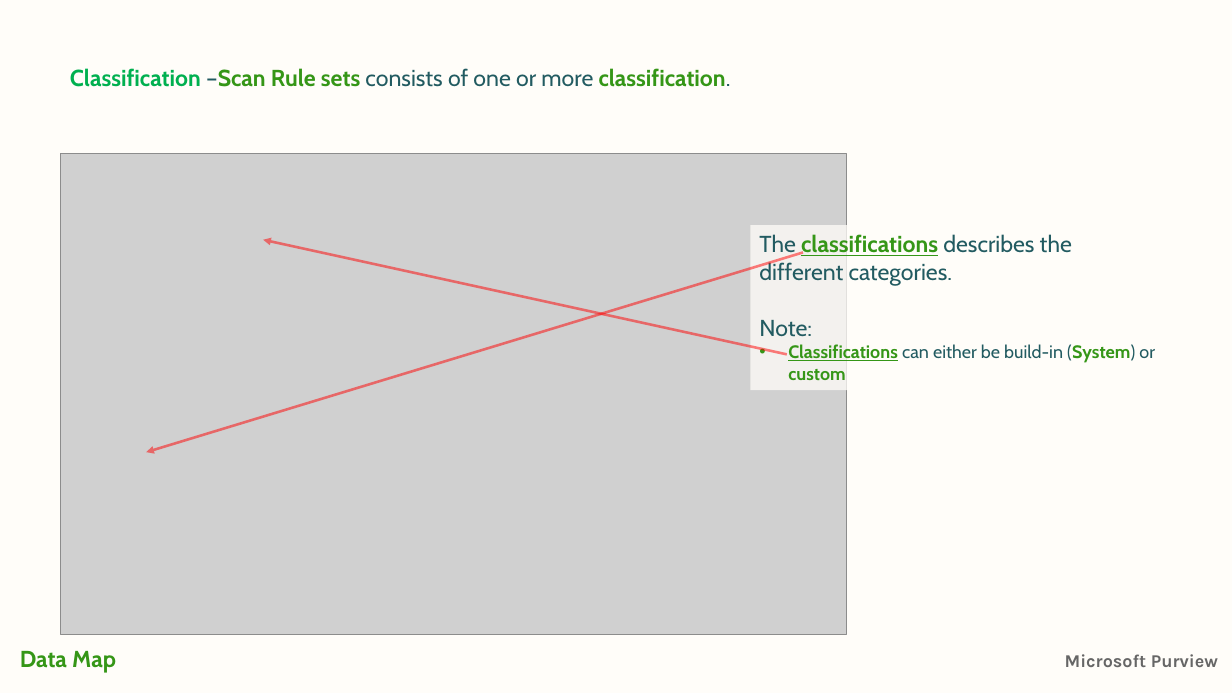
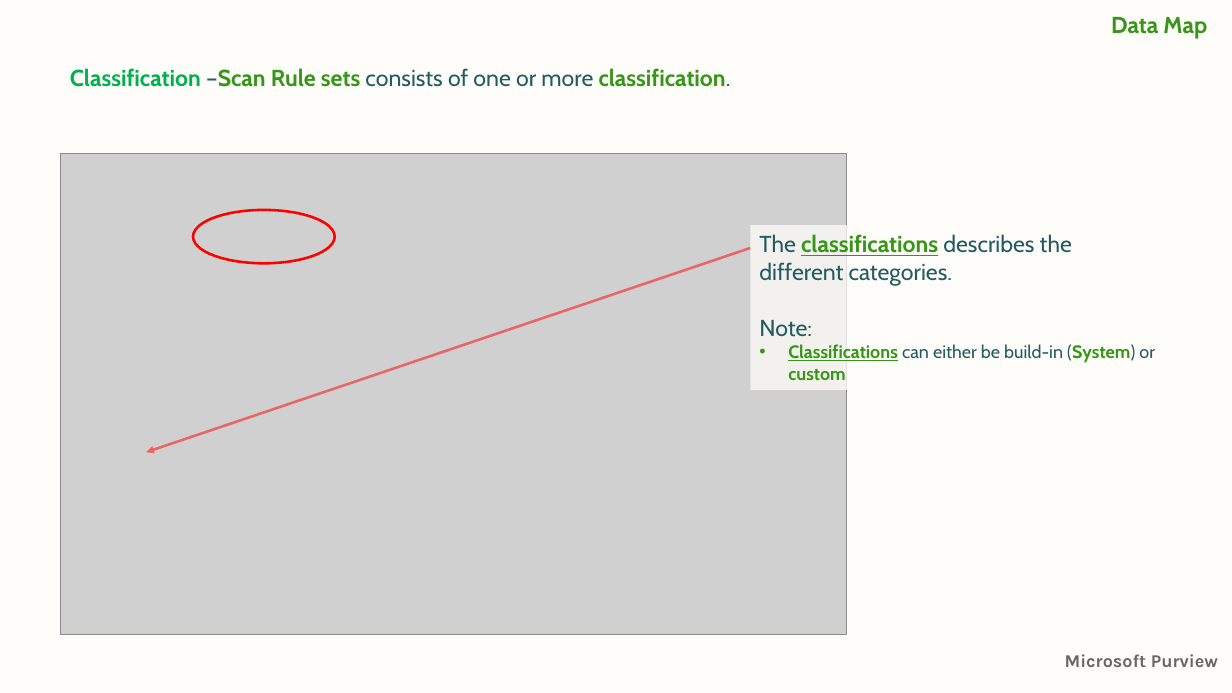
Before and after one commit to jcordtz/microsoft-purview-stuff, a slide deck: slide 31 of Presentations/2-Getting Started/Purview-2-datamap.pptx (slide 30 before the commit). Drawn at 1232x693 pixels with LibreOffice and Linux fonts; fonts in the diff are those of the drawing; grey boxes stand for pictures; background and template pictures are left out. Boxes give left, top, right and bottom in pixels: in the first picture for what was removed or moved away, otherwise in the second. Text is boxed around its words. In the diff, an @@ line names an element or a change of style, - is before the commit and + after.

```diff
--- a/Presentations/2-Getting Started/Purview-2-datamap.pptx
+++ b/Presentations/2-Getting Started/Purview-2-datamap.pptx
@@ text added at <box>1111,17,1207,39</box>, 18 pt, text #359617, bold @@
+Data Map
@@ ellipse added at <box>193,210,335,263</box>, outline #FF0000 2 pt @@
@@ arrow removed from (787, 355) to (263, 239) @@
@@ arrow moved from (803, 252) - (146, 452) to (750, 248) - (146, 452) @@
@@ text removed at <box>20,651,116,673</box> @@
-Data Map
```
Also in this commit, not shown: 53 other slides changed, 1 slide added, 7 other files.
